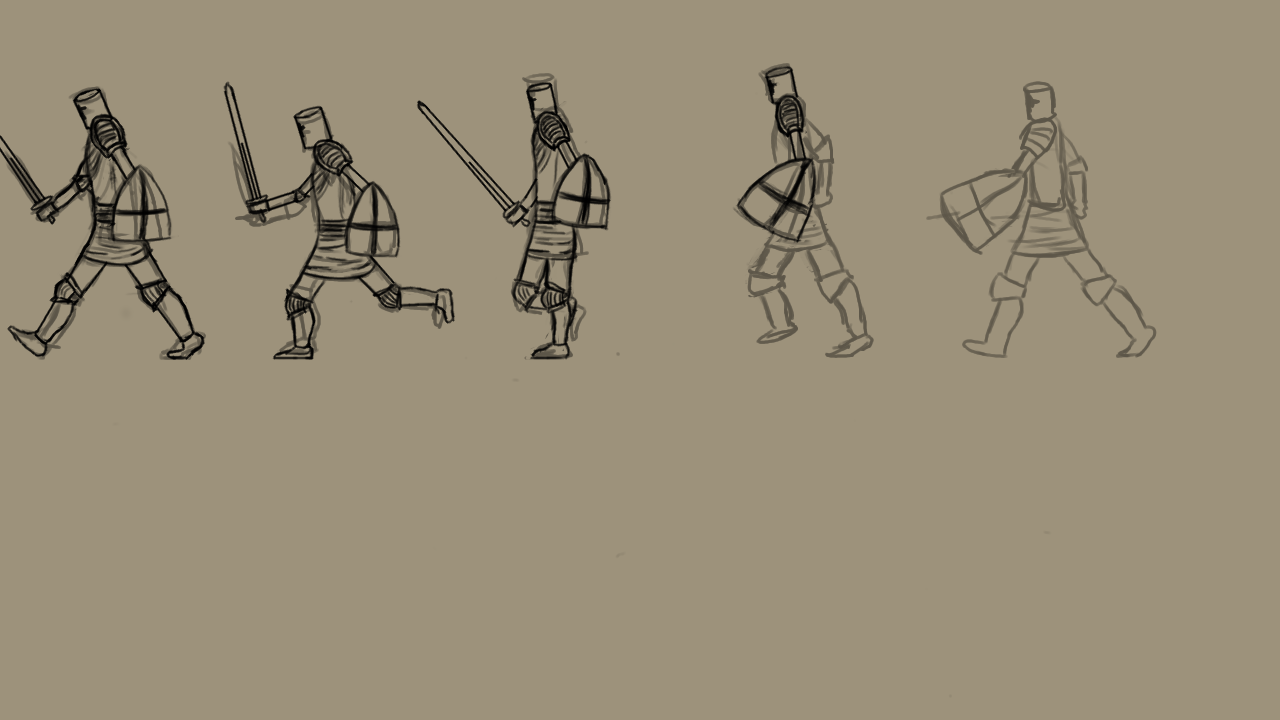
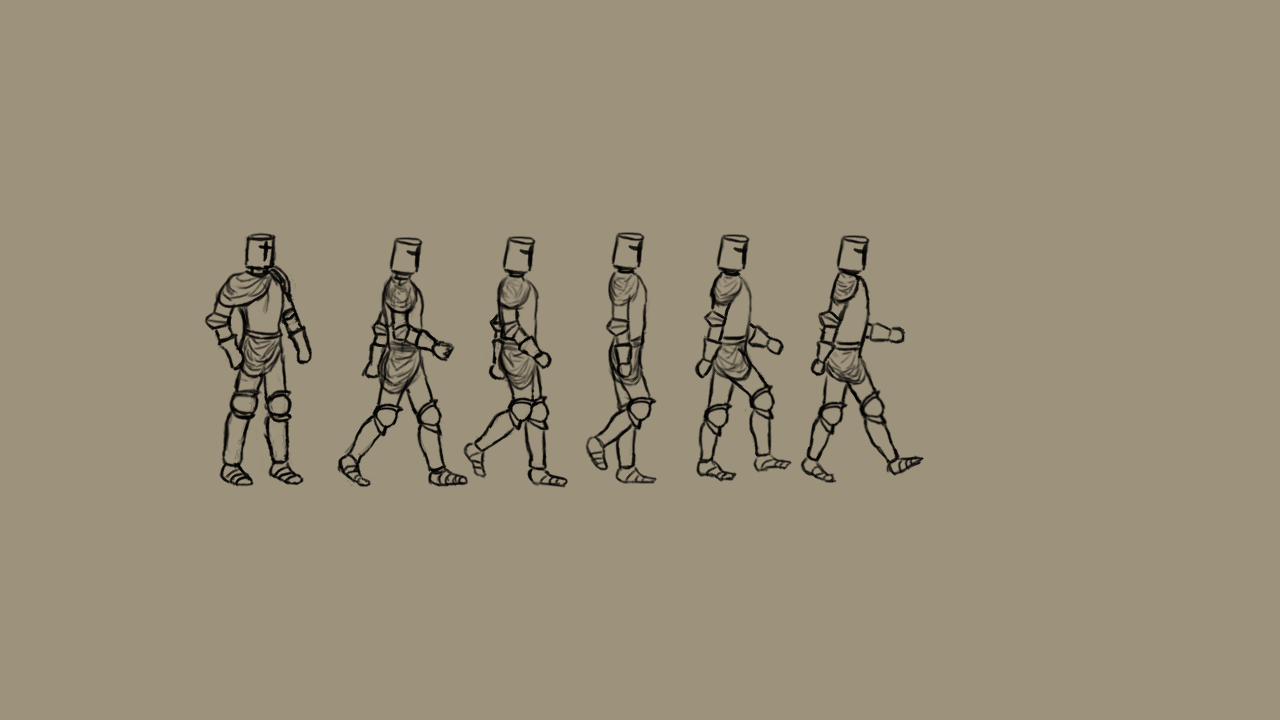
Layer changes from the first 1280×720 image to the second:
removed layer "Layer #6" over [left=0, top=65, right=820, bottom=360]
removed layer "Layer #5" (was 42%) over [left=3, top=63, right=1157, bottom=698]
removed layer "Layer #2" over [left=0, top=63, right=1157, bottom=698]
added layer "Pasted Layer #1" above "Layer #1" over [left=204, top=158, right=924, bottom=488]
hid "Layer #1", opacity 100% → 53%, painted on it over [left=15, top=81, right=924, bottom=488]
showed "Layer", painted on it over [left=0, top=63, right=1157, bottom=698]
